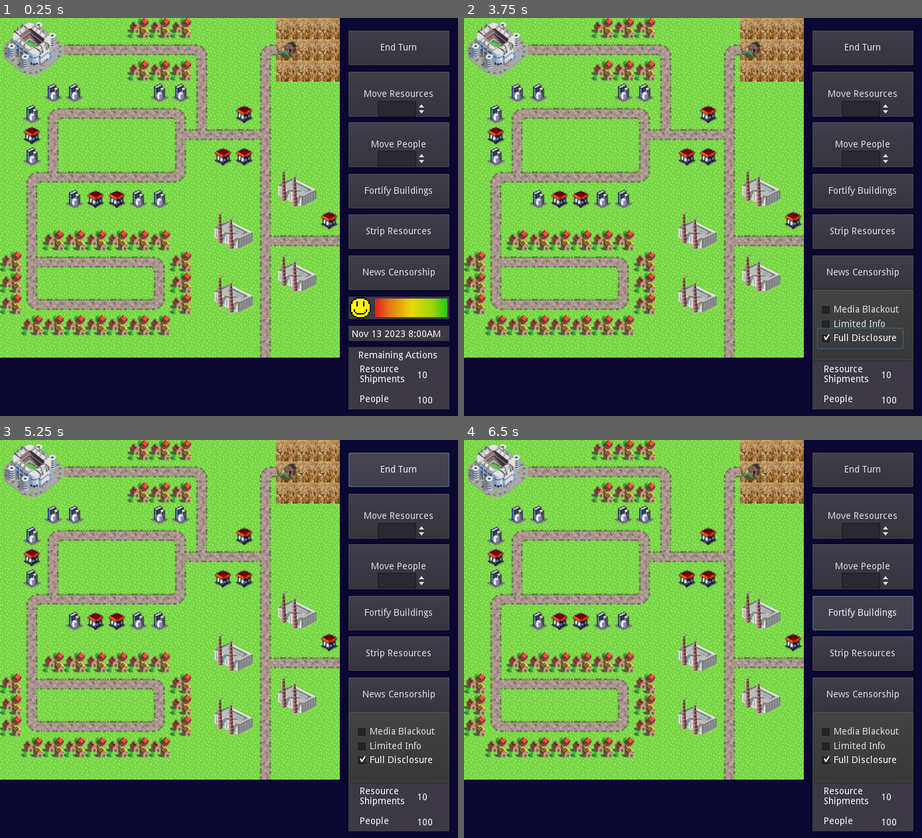
Above: before the commit, frames 1-4 (two rows, left to right).
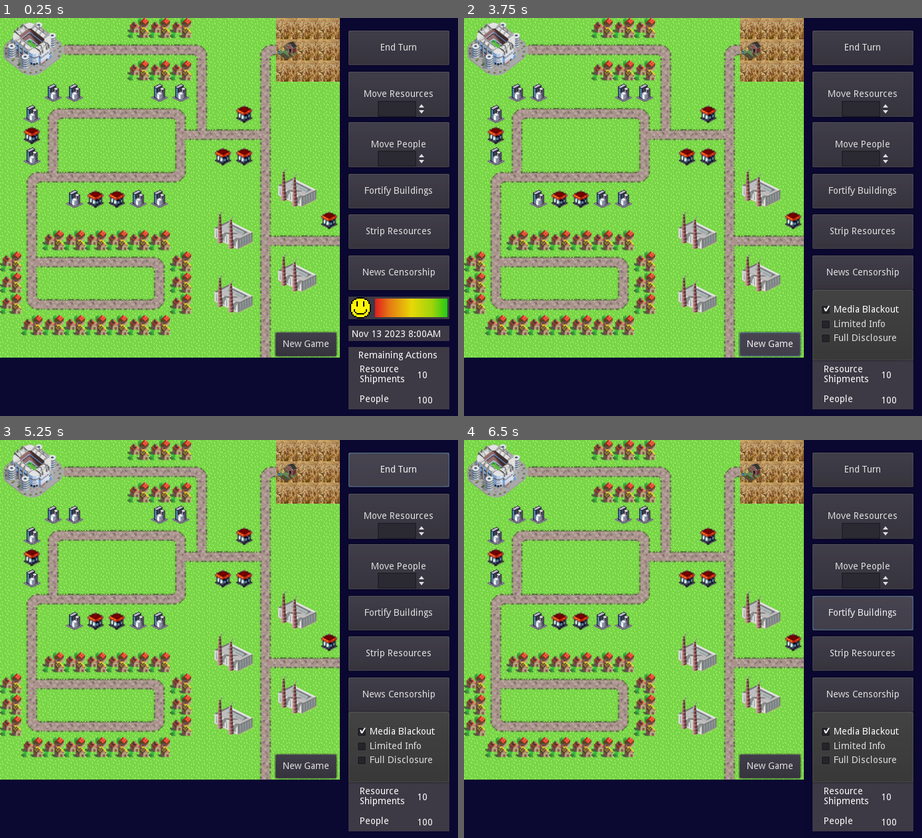
Above: after the commit, the same moments.

Repository: Voytella/GameDesign
Game: Godot game, scene res://Playscreen.tscn
Same seed, same stepped clock (60 frames per second), same inputs: the game is played once before the commit and once after it.
Inputs (mouse positions are in pixels of both pictures, inside the frame that each line leads up to):
- Up to frame 1 (0.25 s): no input
- Up to frame 2 (3.75 s): click "News Censorship" at 0.5 s; click "Media Blackout" at 1.25 s; click "Limited Info" at 2 s; click "Full Disclosure" at 2.75 s; click (770, 344) at 3.5 s, where only the run after the commit has a clickable "New Game"
- Up to frame 3 (5.25 s): click (306, 766) at 4.25 s, where only the run after the commit has a clickable "New Game"; click "End Turn" at 5 s
- Up to frame 4 (6.5 s): click "Fortify Buildings" at 5.75 s

The runs differ from the first frame. In frame 1, 0.9% of the frame differs, in the area x 59-74%, y 78-86%; in frame 2, 1.1%, in the area x 59-96%, y 72-86%; in frame 3, 1.0%; in frame 4, 1.0%.

Commit message:
added newgame button

Diff:
--- a/reset/NewsButton.gd
+++ b/reset/NewsButton.gd
@@ -26,7 +26,7 @@
 	if checkbox.pressed:
 		for i in range(3):
 			if i != int(checkbox.name):
-				get_child(1).get_child(i).pressed = false
+				get_child(1).get_child(i).pressed = value
 	else:
 		checkbox.pressed = true
 	get_parent().censor_level = int(checkbox.name)
--- a/reset/Playscreen.tscn
+++ b/reset/Playscreen.tscn
@@ -34,6 +34,7 @@
 [ext_resource path="res://ResButton.gd" type="Script" id=32]
 [ext_resource path="res://peopleButton.gd" type="Script" id=33]
 [ext_resource path="res://SpinBox.gd" type="Script" id=34]
+[ext_resource path="res://Reset Button.gd" type="Script" id=35]
 
 [sub_resource type="TileSet" id=1]
 0/name = "grass"
@@ -285,6 +286,7 @@
 script = ExtResource( 23 )
 
 [node name="BottomDialog" type="ColorRect" parent="."]
+editor/display_folded = true
 margin_top = 512.0
 margin_right = 512.0
 margin_bottom = 600.0
@@ -565,3 +567,11 @@
 margin_right = 643.0
 margin_bottom = 224.0
 script = ExtResource( 34 )
+
+[node name="NewGameButton" type="Button" parent="."]
+margin_left = 415.0
+margin_top = 474.0
+margin_right = 507.0
+margin_bottom = 510.0
+text = "New Game"
+script = ExtResource( 35 )
--- /dev/null
+++ b/reset/Reset Button.gd
@@ -0,0 +1,33 @@
+extends Button
+
+# Declare member variables here. Examples:
+# var a = 2
+# var b = "text"
+
+# Called when the node enters the scene tree for the first time.
+func _ready():
+
+	connect("pressed",self,"reset_completely")
+
+
+func reset_completely():
+	get_parent().get_node("TurnCounterBox/Text").clear()
+	get_parent().get_node("BottomDialog/InfoBox").clear()
+	get_parent().get_node("BottomDialog/InfoBox2").clear()
+	get_parent().get_node("HappinessMeter/ProgressBar").value=100
+	get_parent().get_node("HappinessMeter/Face").texture = load("res://images/happiness.png")
+	var a = get_parent().get_node("NewsButton/CheckList/0")
+	get_parent().get_node("NewsButton/CheckList/1").pressed = false
+	get_parent().get_node("NewsButton/CheckList/2").pressed = false
+	get_parent().get_node("NewsButton").checkbox_clicked(a, false)
+	var b = get_parent().get_node("TurnActions/popValue")
+	b.clear()
+	b.add_text("100")
+	b = get_parent().get_node("TurnActions/resValue")
+	b.clear()
+	b.add_text("10")
+	get_parent()._ready()
+
+# Called every frame. 'delta' is the elapsed time since the previous frame.
+#func _process(delta):
+#	pass
--- a/reset/Root.gd
+++ b/reset/Root.gd
@@ -65,6 +65,7 @@
 			for j in range(16):
 				Grid[i].append(null)
 	for i in range(housecoords.size()):
+		randomize()
 		#var sprite = Sprite.new()
 		var place = housecoords[i]
 		#sprite.texture = house
--- a/reset/Score.gd
+++ b/reset/Score.gd
@@ -98,5 +98,6 @@
 
 	# display score
 	var iBox = get_node("../BottomDialog/InfoBox")
+	get_node("../BottomDialog/InfoBox2").clear()
 	iBox.clear()
 	iBox.add_text("Months until resources ran out: %d\nNumber of survivors after this critical month: %d" % [month, getMonthScore(surPop, surRes, critMonth)])
Not shown: 1 places in reset/Playscreen.tscn that only renumber resources
